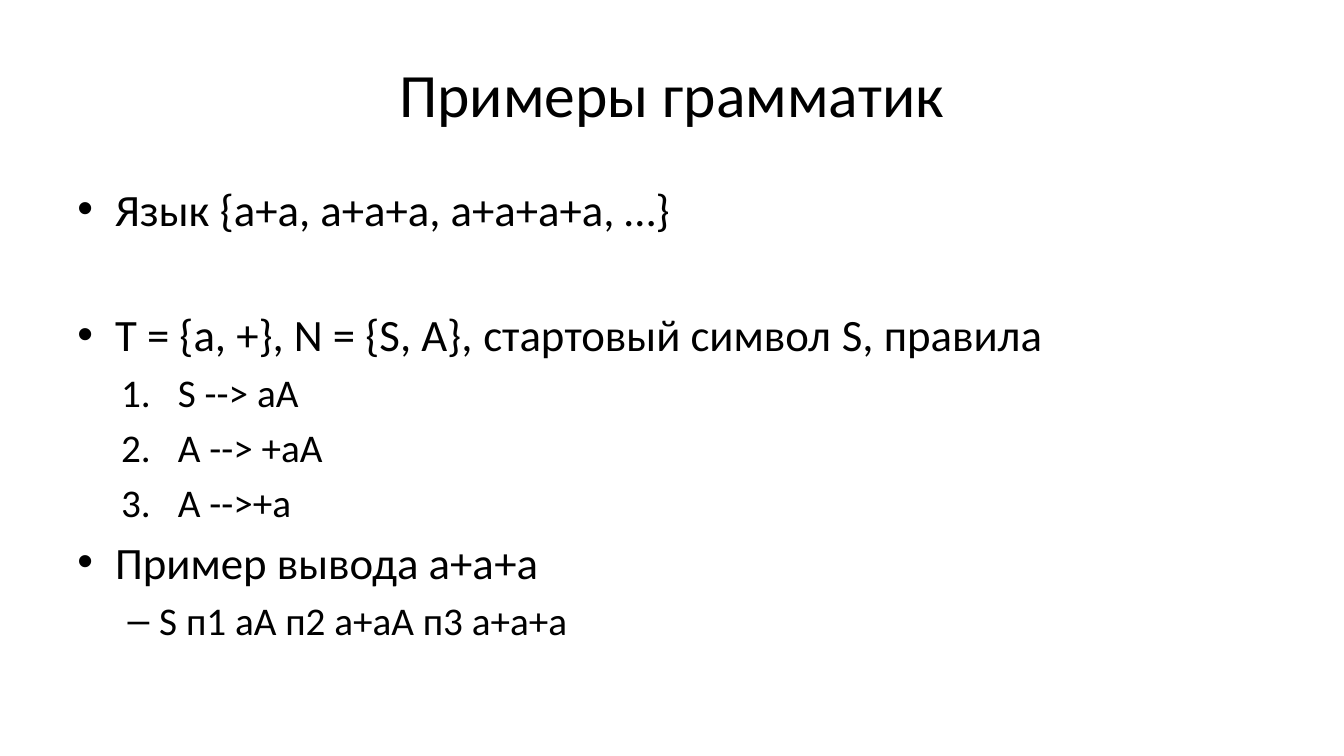
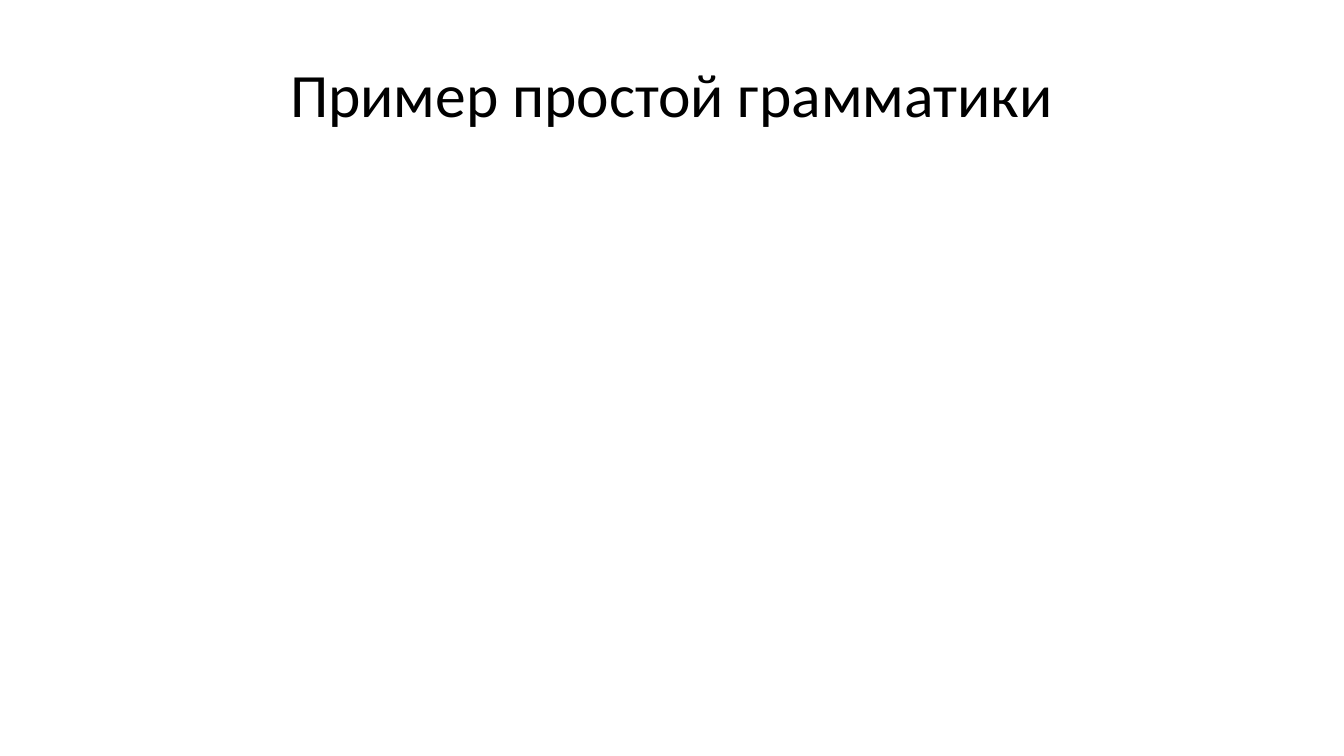
Before and after one commit to Evgueni-Petrov-aka-espetrov/Algorithms-and-Programming-in-C-pptx, a slide deck: slide 52 of 24 Элементы теории языков.pptx (slide 13 before the commit). Drawn at 1344x756 pixels with LibreOffice and Linux fonts; fonts in the diff are those of the drawing. Boxes give left, top, right and bottom in pixels: in the first picture for what was removed or moved away, otherwise in the second. Text is boxed around its words. In the diff, an @@ line names an element or a change of style, - is before the commit and + after.

Commit message:
добавил построение первого и следующего наборов и таблицы грамматики; сделал более понятный вывод в примерах

```diff
--- a/24 Элементы теории языков.pptx
+++ b/24 Элементы теории языков.pptx
@@ title at (290, 75, 1053, 127): text changed @@
-Примеры грамматик
+Пример простой грамматики
@@ text removed at (115, 193, 1042, 636) @@
-• Язык {a+a, a+a+a, a+a+a+a, …}
-• T = {a, +}, N = {S, A}, стартовый символ S, правила
-  1. S --> aA
-  2. A --> +aA
-  3. A -->+a
-• Пример вывода а+а+a
-  – S п1 aA п2 a+aA п3 а+а+а
```
Also in this commit, not shown: 24 other slides changed, 197 slides added, 2 slides removed.
